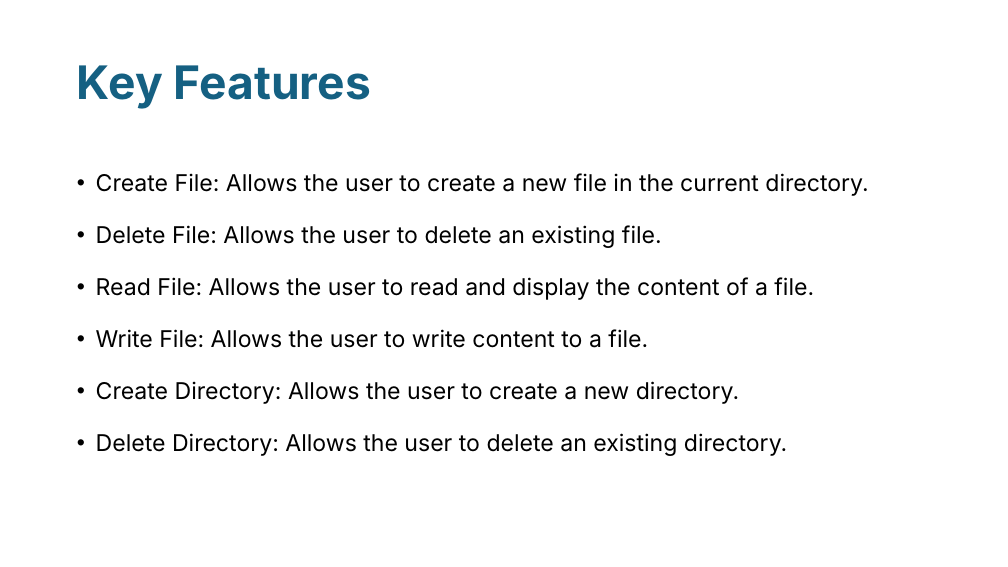
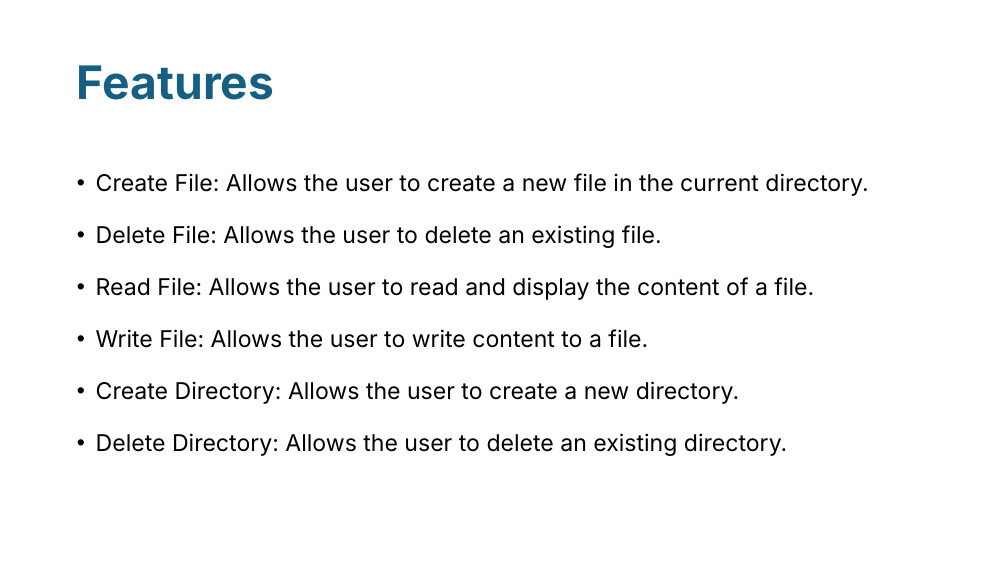
Before and after one commit to idris0024/filesystem, a slide deck: slide 3 of presentation/final_presentations.pptx. Drawn at 1008x567 pixels with LibreOffice and Linux fonts; fonts in the diff are those of the drawing. Boxes give left, top, right and bottom in pixels: in the first picture for what was removed or moved away, otherwise in the second. Text is boxed around its words. In the diff, an @@ line names an element or a change of style, - is before the commit and + after.

```diff
--- a/presentation/final_presentations.pptx
+++ b/presentation/final_presentations.pptx
@@ title at (x1=77, y1=65, x2=274, y2=100): text changed @@
-Key Features
+Features
```
Also in this commit, not shown: 5 other slides changed, 1 slide added, 1 slide removed, 6 other files.
